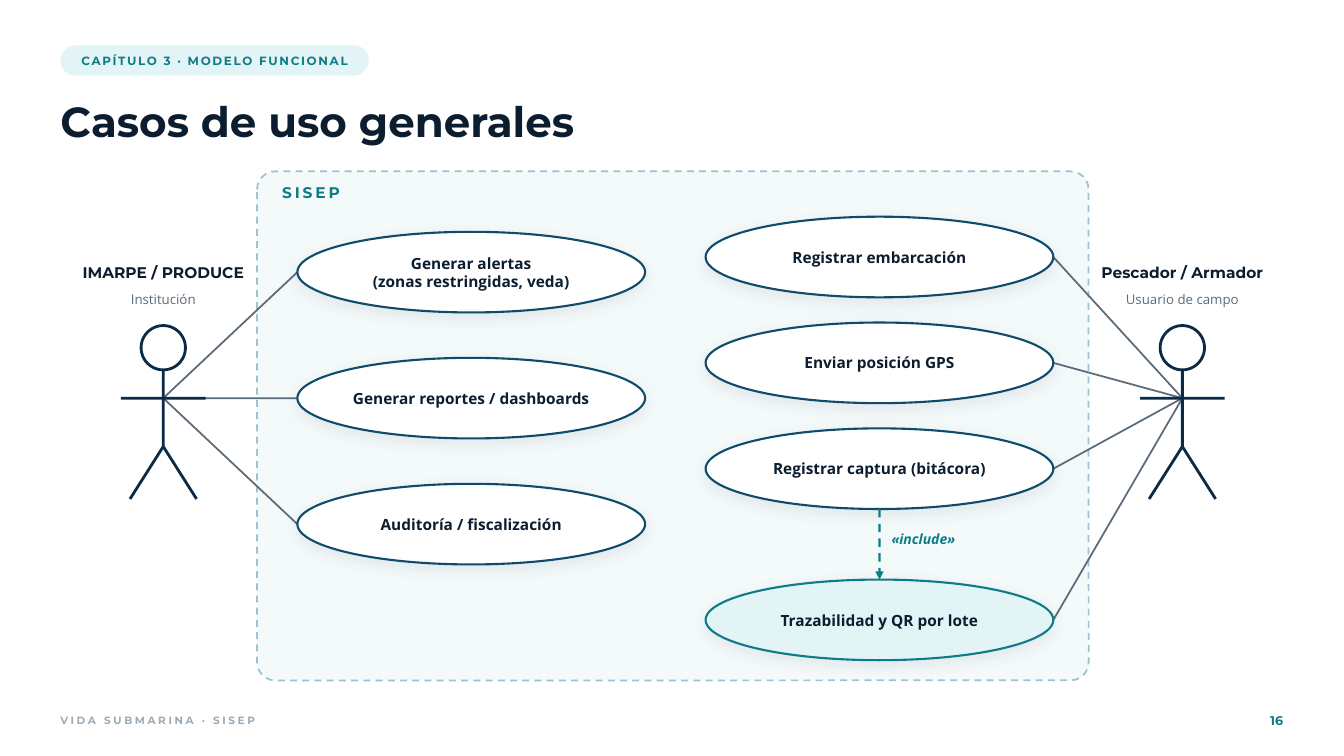
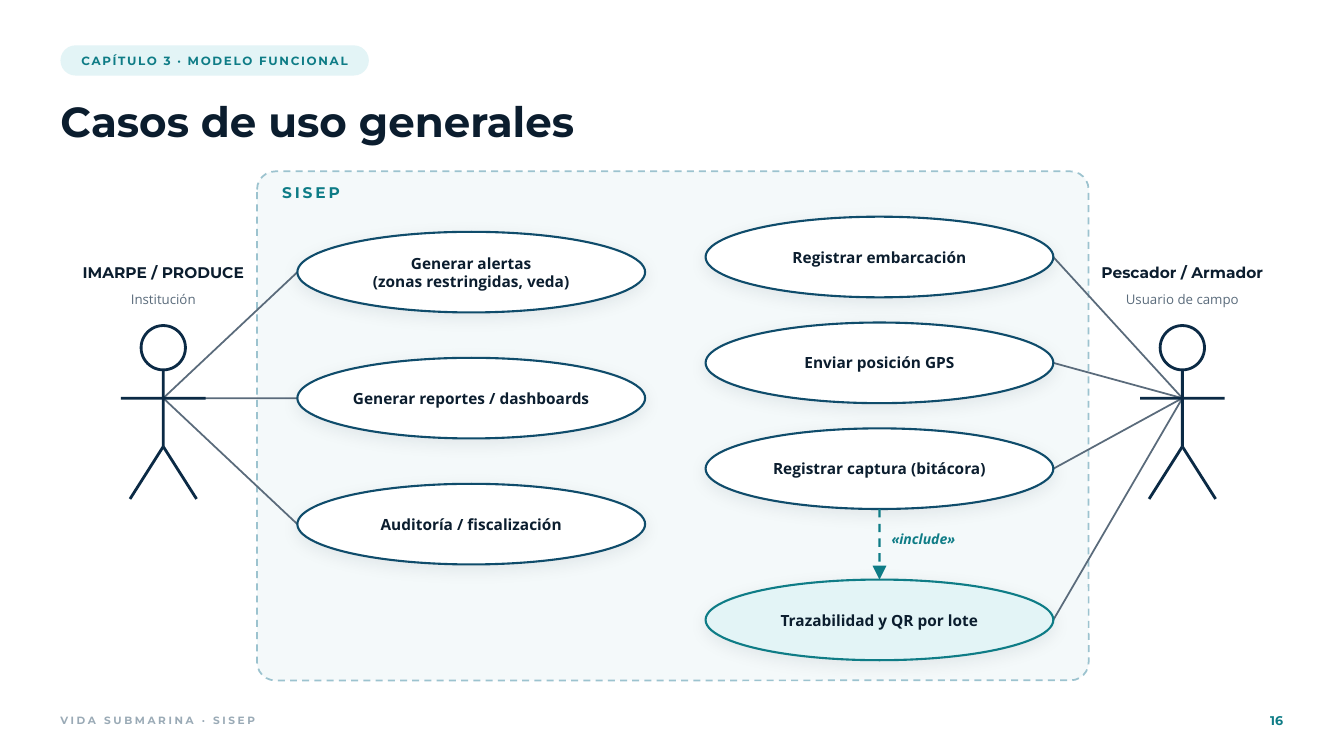
Before and after one commit to KenediTorres/ODS-14-Vida-submarina, a slide deck: slide 16 of Vida_Submarina_SISEP.pptx. Drawn at 1344x756 pixels with LibreOffice and Linux fonts; fonts in the diff are those of the drawing; background and template pictures are left out. Boxes give left, top, right and bottom in pixels: in the first picture for what was removed or moved away, otherwise in the second. Text is boxed around its words. In the diff, an @@ line names an element or a change of style, - is before the commit and + after.

```diff
--- a/Vida_Submarina_SISEP.pptx
+++ b/Vida_Submarina_SISEP.pptx
@@ arrow moved from (879, 509) - (879, 580) to (879, 509) - (879, 573) @@
@@ arrow (879, 509) - (879, 573): arrow to line @@
@@ triangle added at [873,566,887,580], fill #0E7C86 @@
```
Also in this commit, not shown: 5 other slides changed.
